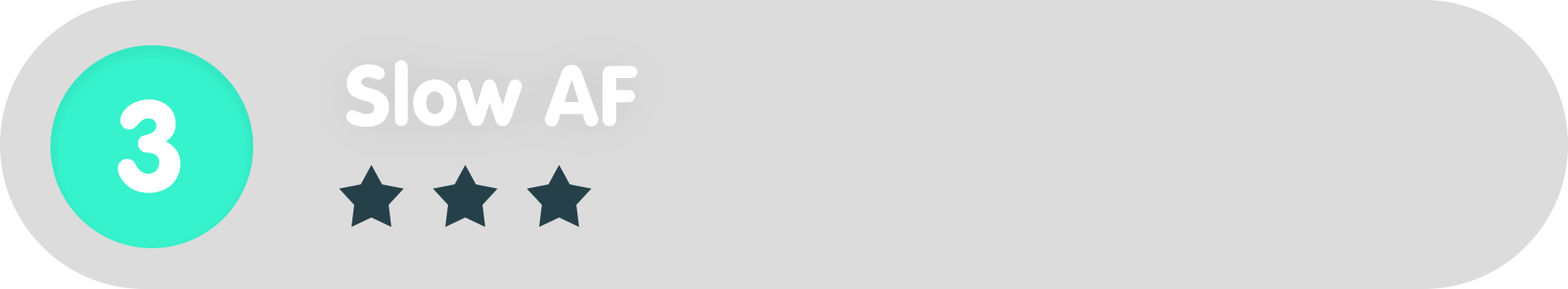
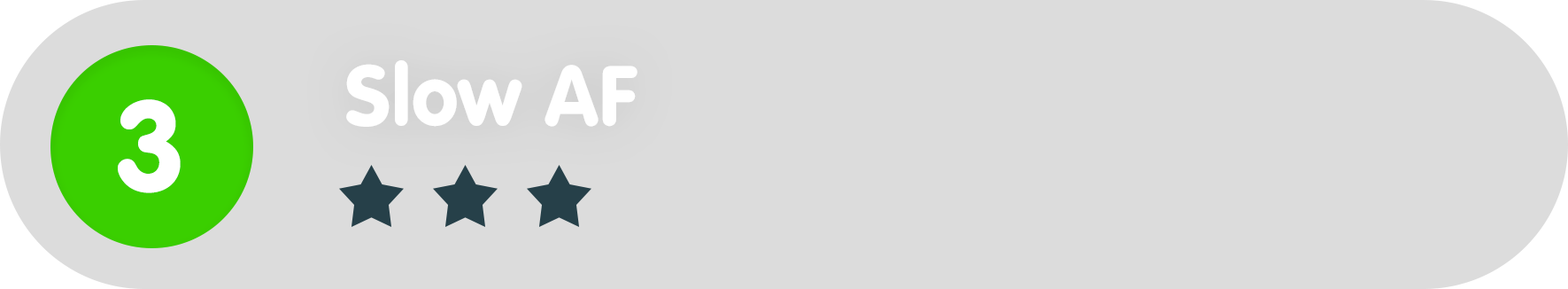
Comparing the layer stacks of the two 1568x289 images. Changes:
painted on "Ellipse_green" over [50, 45, 254, 248]
